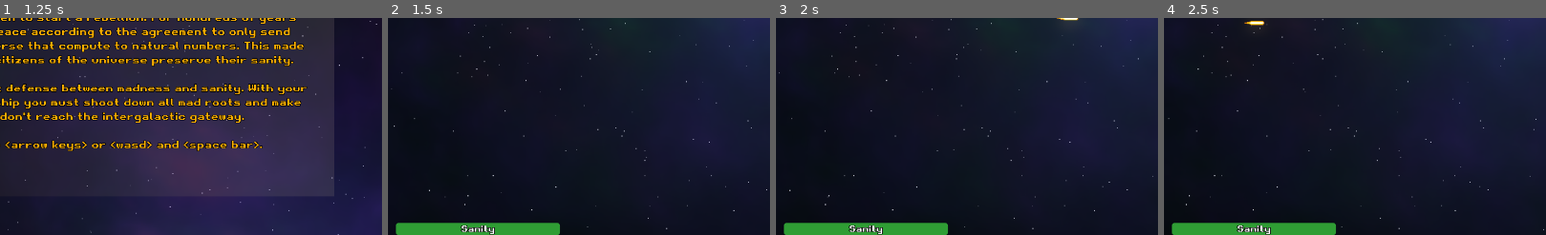
Above: before the commit, frames 1-4 (left to right).
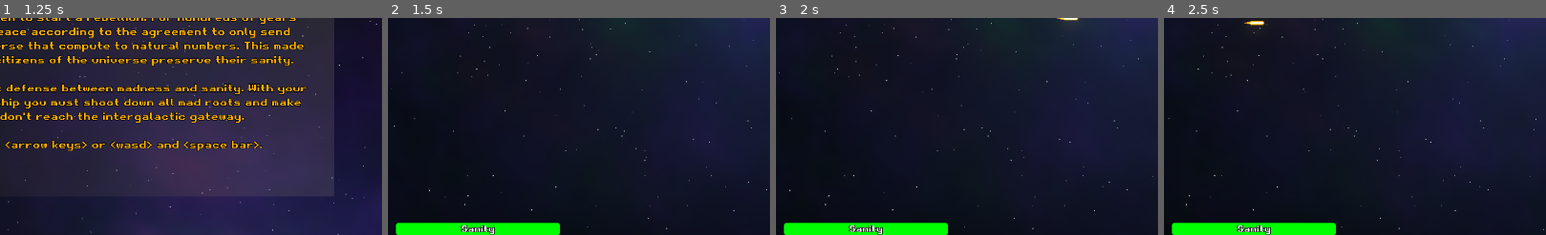
Above: after the commit, the same moments.

Repository: gingerr/ggj-2023-roots-one
Game: Godot game, scene res://MainMenu.tscn
The game is run twice, just before and just after one commit, with the same random seed, the same clock (stepped at 60 frames per second) and the same inputs.
Inputs:
- Up to frame 1 (1.25 s): click "New Game" at 0.5 s
- Up to frame 2 (1.5 s): tap Enter at 1.25, 1.35 s; hold Right (ui_right) from 1.28 s (still down)
- Up to frame 3 (2 s): keep holding Right (ui_right); tap Space at 1.52 s
- Up to frame 4 (2.5 s): release Right (ui_right) at 2.03 s; hold Down (ui_down) from 2.03 s (still down); tap Enter at 2.1 s; tap Space at 2.27 s
The pictures show only the part of the screen within x 38-88%, y 50-100%; the shares and areas given below are measured in that part.

Frame 1 is identical in both runs. In frame 2, 2.2% of the frame differs, in the area x 2-45%, y 94-100%; in frame 3, 2.2%; in frame 4, 2.2%.

Commit message:
.

Diff:
--- a/EnemyRoot.gd
+++ b/EnemyRoot.gd
@@ -70,6 +70,7 @@
 	if is_enemy_good():
 		var hint = hintPreload.instance()
 		hint.position = self.global_position
+		hint.position.x -= 30
 		hint.set_text("= " + str(sqrt(difficulty)))
 		get_tree().root.add_child(hint)
 
--- a/HUD.gd
+++ b/HUD.gd
@@ -49,8 +49,12 @@
 	get_node('%Score').set_text('Score: ' + String(score) + ' (Level ' + String(level) + ')')
 	get_node('%Time').set_text('Time: ' + getTimeString())
 	var bar: ProgressBar = get_node('%Bar')
-	bar.max_value = maxHealth
+
+
+	bar.max_value = max(maxHealth, 1)
 	bar.value = health
+	var percentage = float(health) / float(max(maxHealth, 1))
+	bar.get("custom_styles/fg").set_bg_color(Color (1.0 - percentage, percentage, 0))
 
 func getTimeString() -> String:
 	var minutes := time / 60
